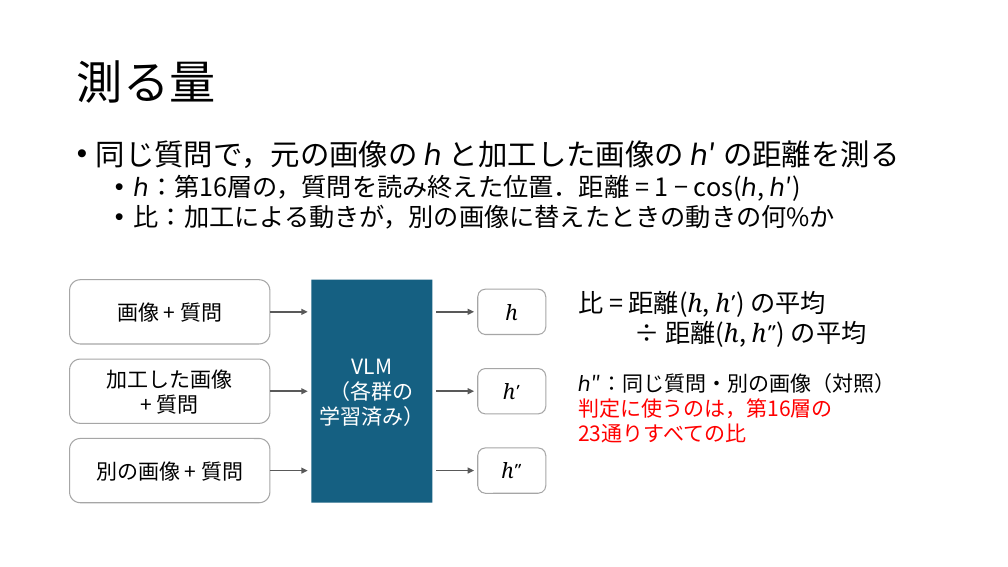
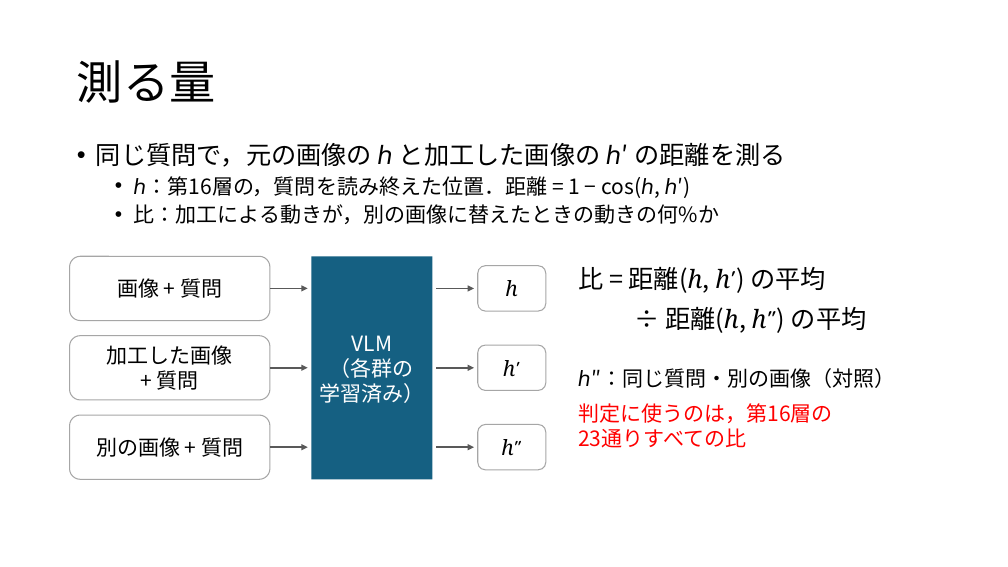
Before and after one commit to tomoking2004/cotar, a slide deck: slide 9 of presentations/20261030_進捗報告.pptx (slide 6 before the commit). Drawn at 1008x567 pixels with LibreOffice and Linux fonts; fonts in the diff are those of the drawing. Boxes give left, top, right and bottom in pixels: in the first picture for what was removed or moved away, otherwise in the second. Text is boxed around its words. In the diff, an @@ line names an element or a change of style, - is before the commit and + after.

```diff
--- a/presentations/20261030_進捗報告.pptx
+++ b/presentations/20261030_進捗報告.pptx
@@ text "同じ質問で，元の画像の ℎ と加工した画像の ℎ′ の距離を測る" at (96,142,785,224): size 28 to 24 pt in "同じ質問で，元の画像の ℎ と加工した画像の ℎ′ の距離を測る"; size 24 to 20 pt in "ℎ：第16層の，質問を読み終えた位置．距離 = 1 − cos(ℎ, ℎ′)", "比：加工による動きが，別の画像に替えたときの動きの何%か"; more space between paragraphs @@
@@ 6 rounded rectangles, 4 arrows, 1 rectangle, 1 text: place and size @@
-6 rounded rectangles, 4 arrows, 1 rectangle, 1 text at (70,280,895,503)
+6 rounded rectangles, 4 arrows, 1 rectangle, 1 text at (70,256,896,479)
@@ text at (578,306,896,448): more space between paragraphs @@
@@ arrow moved from (270, 470) - (308, 470) to (270, 448) - (308, 448) @@
@@ arrow moved from (436, 470) - (474, 470) to (436, 448) - (474, 448) @@
```
Also in this commit, not shown: 11 other slides changed, 6 slides added, 2 other files.
